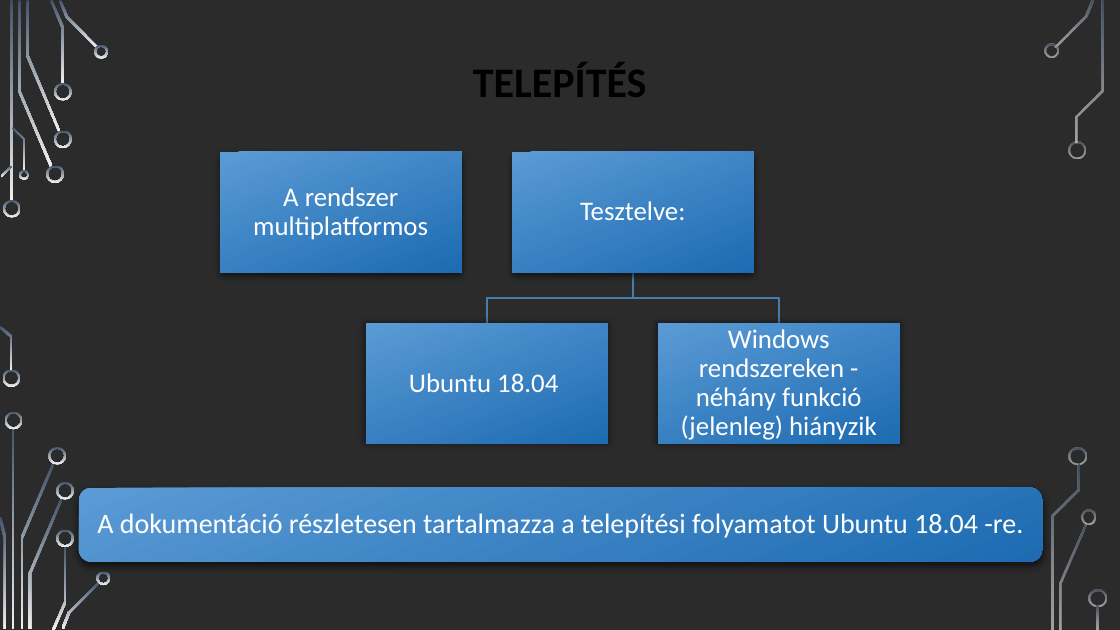
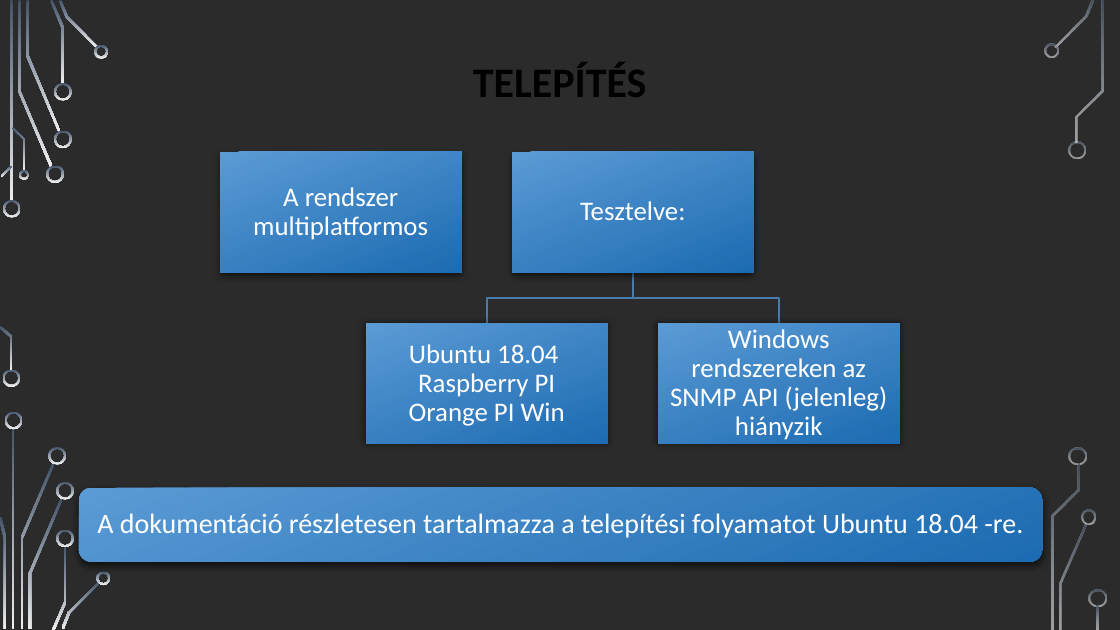
Before and after one commit to csikfer/lanview2, a slide deck: slide 6 of lanview.pptx. Drawn at 1120x630 pixels with LibreOffice and Linux fonts; fonts in the diff are those of the drawing; background and template pictures are left out; a plain dark background stands for a picture behind light text. Boxes give left, top, right and bottom in pixels: in the first picture for what was removed or moved away, otherwise in the second. Text is boxed around its words. In the diff, an @@ line names an element or a change of style, - is before the commit and + after.

Commit message:
Prez. ...

```diff
--- a/lanview.pptx
+++ b/lanview.pptx
@@ text at (670,329,887,440): text changed @@
-Windows rendszereken - néhány funkció (jelenleg) hiányzik
+Windows rendszereken az SNMP API (jelenleg) hiányzik
@@ text at (409,344,565,426): text changed @@
-Ubuntu 18.04
+Ubuntu 18.04
+Raspberry PI
+Orange PI Win
```
